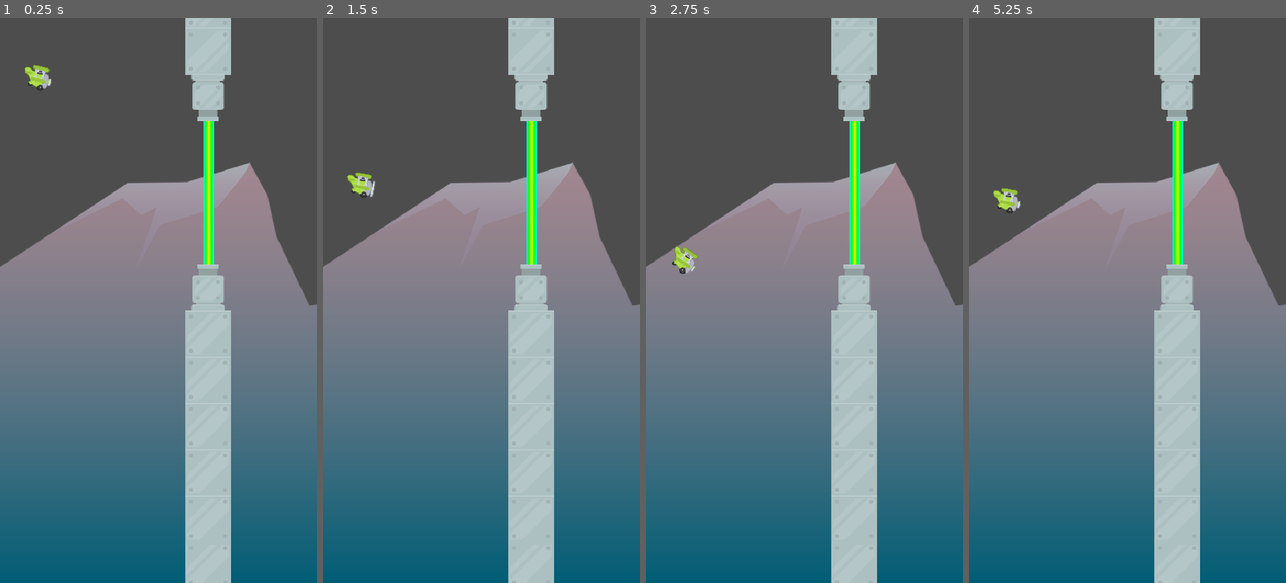
Above: before the commit, frames 1-4 (left to right).
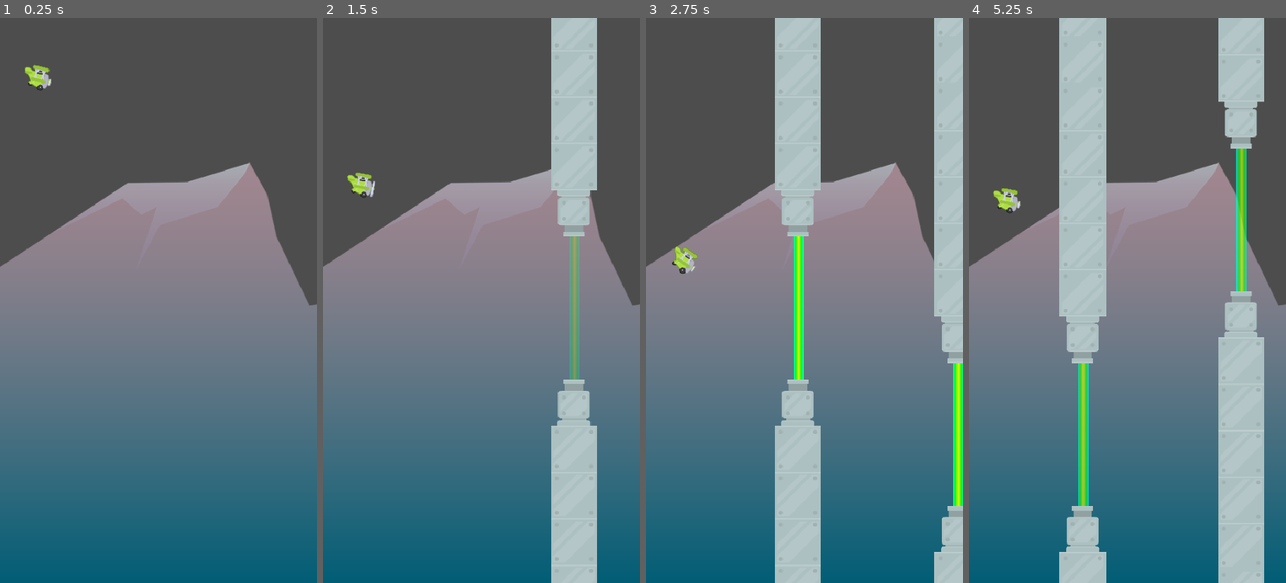
Above: after the commit, the same moments.

Repository: ligarius20fps/kurs-godot
Game: Godot game, scene res://Scenes/Game/Game.tscn
Two runs of this game, one before a commit and one after it. Both use one fixed random seed, a clock stepped at 60 frames per second and the inputs below.
Inputs:
- Up to frame 1 (0.25 s): no input
- Up to frame 2 (1.5 s): tap Space (jump) at 0.77 s
- Up to frame 3 (2.75 s): tap Space (jump) at 1.52 s
- Up to frame 4 (5.25 s): tap Space (jump) at 3.02, 3.77, 4.52 s

The runs differ from the first frame. In frame 1, 11% of the frame differs, in the area x 58-73%, y 0-100%; in frame 2, 21%; in frame 3, 29%; in frame 4, 33%, in the area x 28-94%, y 0-100%.

Commit message:
rury same się tworzą

Diff:
--- /dev/null
+++ b/tappy/Scenes/Game/Game.gd
@@ -0,0 +1,36 @@
+class_name Game
+extends Node
+
+const PIPES = preload("uid://dms402y81minq")
+
+@onready var tappy_plane: TappyPlane = $TappyPlane
+
+@onready var top_spawn: Marker2D = $UpperPipeSpawner
+@onready var bottom_spawn: Marker2D = $LowerPipeSpawner
+
+@onready var pipes_holder: Node = $PipesHolder
+
+@onready var spawn_timer: Timer = $SpawnTimer
+
+# Called when the node enters the scene tree for the first time.
+func _ready() -> void:
+	tappy_plane.plane_died.connect(freeze_all)
+	spawn_pipe()
+
+# Called every frame. 'delta' is the elapsed time since the previous frame.
+#func _process(delta: float) -> void:
+	#pass
+
+func spawn_pipe():
+	# x wiemy gdzie będzie
+	var spawn_vector = Vector2(top_spawn.position.x, 0)
+	# wylosuj po osi y punkt
+	var spawn_y: float = randf_range(top_spawn.position.y, bottom_spawn.position.y)
+	spawn_vector.y = spawn_y
+	# dodaj w tym punkcie rury
+	var pipes: Pipes = PIPES.instantiate()
+	pipes.position = spawn_vector
+	pipes_holder.add_child(pipes)
+
+func freeze_all():
+	spawn_timer.stop()
--- a/tappy/Scenes/Game/Game.tscn
+++ b/tappy/Scenes/Game/Game.tscn
@@ -1,11 +1,12 @@
 [gd_scene load_steps=5 format=3 uid="uid://cmvi8rt67bmrw"]
 
 [ext_resource type="Texture2D" uid="uid://cxphm8tabphia" path="res://Assets/background/rocks_1.png" id="1_rdw05"]
+[ext_resource type="Script" uid="uid://dbqwyiyqccuoc" path="res://Scenes/Game/Game.gd" id="1_y3kpf"]
 [ext_resource type="PackedScene" uid="uid://c35thc8oy4kmx" path="res://Scenes/TappyPlane/TappyPlane.tscn" id="2_gwu2e"]
 [ext_resource type="PackedScene" uid="uid://bles33wu866yv" path="res://Scenes/Barrier/Barrier.tscn" id="3_xbxml"]
-[ext_resource type="PackedScene" uid="uid://dms402y81minq" path="res://Scenes/Pipes/Pipes.tscn" id="4_ln2h6"]
 
 [node name="Game" type="Node"]
+script = ExtResource("1_y3kpf")
 
 [node name="Rocks1" type="Sprite2D" parent="."]
 position = Vector2(276, 314)
@@ -17,5 +18,18 @@
 
 [node name="Barrier" parent="." instance=ExtResource("3_xbxml")]
 
-[node name="Pipes" parent="." instance=ExtResource("4_ln2h6")]
-position = Vector2(316, 264)
+[node name="PipesHolder" type="Node" parent="."]
+
+[node name="UpperPipeSpawner" type="Marker2D" parent="."]
+position = Vector2(561, 125)
+gizmo_extents = 40.0
+
+[node name="LowerPipeSpawner" type="Marker2D" parent="."]
+position = Vector2(561, 746)
+gizmo_extents = 40.0
+
+[node name="SpawnTimer" type="Timer" parent="."]
+wait_time = 2.0
+autostart = true
+
+[connection signal="timeout" from="SpawnTimer" to="." method="spawn_pipe"]
--- a/tappy/Scenes/Game/Node2d.gd
+++ /dev/null
@@ -1 +0,0 @@
-extends Node2D
--- a/tappy/Scenes/Laser/Laser.tscn
+++ b/tappy/Scenes/Laser/Laser.tscn
@@ -31,7 +31,7 @@
 tracks/0/loop_wrap = true
 tracks/0/keys = {
 "times": PackedFloat32Array(0, 0.5, 1),
-"transitions": PackedFloat32Array(1, 1, 1),
+"transitions": PackedFloat32Array(1, 0.25, 4),
 "update": 0,
 "values": [Color(1, 1, 1, 1), Color(1, 1, 1, 0.2509804), Color(1, 1, 1, 1)]
 }
@@ -57,4 +57,4 @@
 libraries = {
 &"": SubResource("AnimationLibrary_peav1")
 }
-autoplay = "RESET"
+autoplay = "flash"
--- /dev/null
+++ b/tappy/Scenes/Pipes/Pipes.gd
@@ -0,0 +1,12 @@
+class_name Pipes
+extends Node2D
+
+const SPEED = 120
+
+# Called every frame. 'delta' is the elapsed time since the previous frame.
+func _physics_process(delta: float) -> void:
+	position.x -= SPEED * delta
+
+
+func kill_pipes() -> void:
+	queue_free()
--- a/tappy/Scenes/Pipes/Pipes.tscn
+++ b/tappy/Scenes/Pipes/Pipes.tscn
@@ -1,9 +1,11 @@
-[gd_scene load_steps=3 format=3 uid="uid://dms402y81minq"]
+[gd_scene load_steps=4 format=3 uid="uid://dms402y81minq"]
 
 [ext_resource type="PackedScene" uid="uid://bpdqkw1xnlnay" path="res://Scenes/Pipe/Pipe.tscn" id="1_nqmk8"]
+[ext_resource type="Script" uid="uid://c565ts6mlrpbr" path="res://Scenes/Pipes/Pipes.gd" id="1_u8oov"]
 [ext_resource type="PackedScene" uid="uid://gsjg6ojgmne2" path="res://Scenes/Laser/Laser.tscn" id="2_u8oov"]
 
 [node name="Pipes" type="Node2D"]
+script = ExtResource("1_u8oov")
 
 [node name="Laser" parent="." instance=ExtResource("2_u8oov")]
 
@@ -13,3 +15,14 @@
 [node name="Upper" parent="." instance=ExtResource("1_nqmk8")]
 position = Vector2(-1, -108)
 rotation = 3.1415927
+
+[node name="ScreenNotifier" type="VisibleOnScreenNotifier2D" parent="."]
+position = Vector2(74, 0)
+
+[node name="LifeTimer" type="Timer" parent="."]
+wait_time = 5.0
+one_shot = true
+autostart = true
+
+[connection signal="screen_exited" from="ScreenNotifier" to="." method="kill_pipes"]
+[connection signal="timeout" from="LifeTimer" to="." method="kill_pipes"]
--- a/tappy/Scenes/TappyPlane/TappyPlane.gd
+++ b/tappy/Scenes/TappyPlane/TappyPlane.gd
@@ -1,4 +1,7 @@
+class_name TappyPlane
 extends CharacterBody2D
+
+signal plane_died
 
 var gravity: float = ProjectSettings.get("physics/2d/default_gravity")
 const JUMP_POWER: float = -500.0
@@ -27,6 +30,7 @@
 	set_physics_process(false)
 	# nie żyje
 	alive = false
+	emit_signal("plane_died")
 
 func _physics_process(delta: float) -> void:
 	# jak jest na podłodze, to giń
Not shown, added: tappy/Scenes/Game/Game.gd.uid
Not shown, removed: tappy/Scenes/Game/Node2d.gd.uid
Not shown, added: tappy/Scenes/Pipes/Pipes.gd.uid
